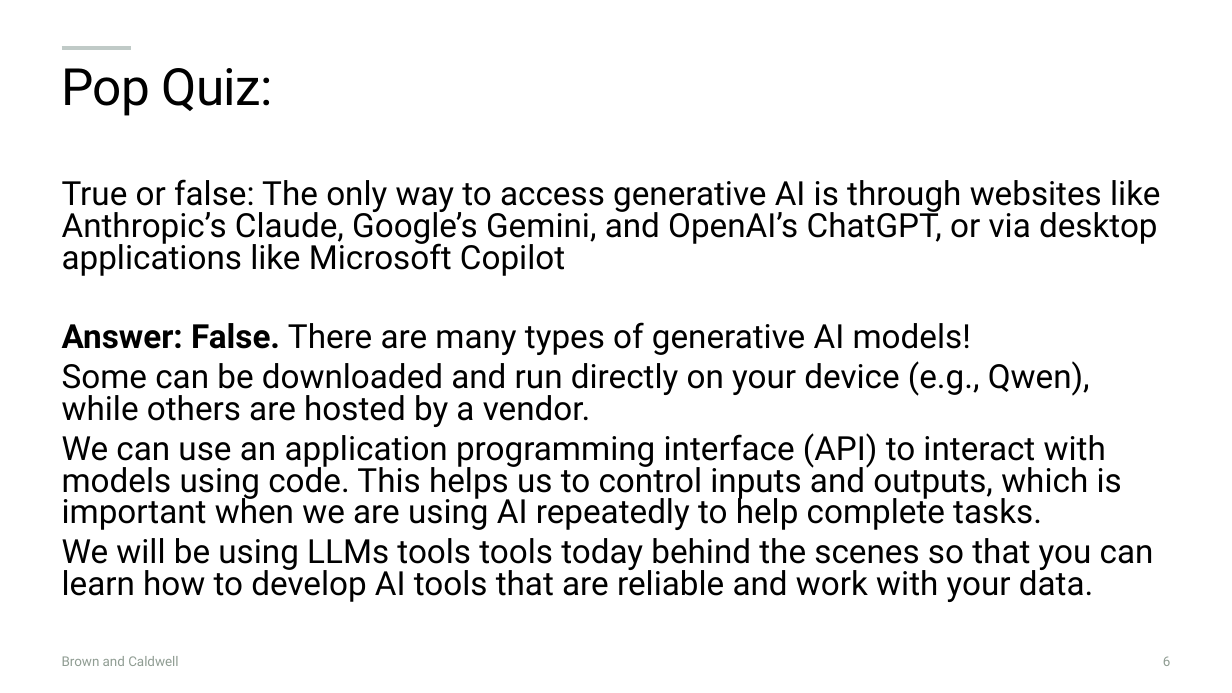
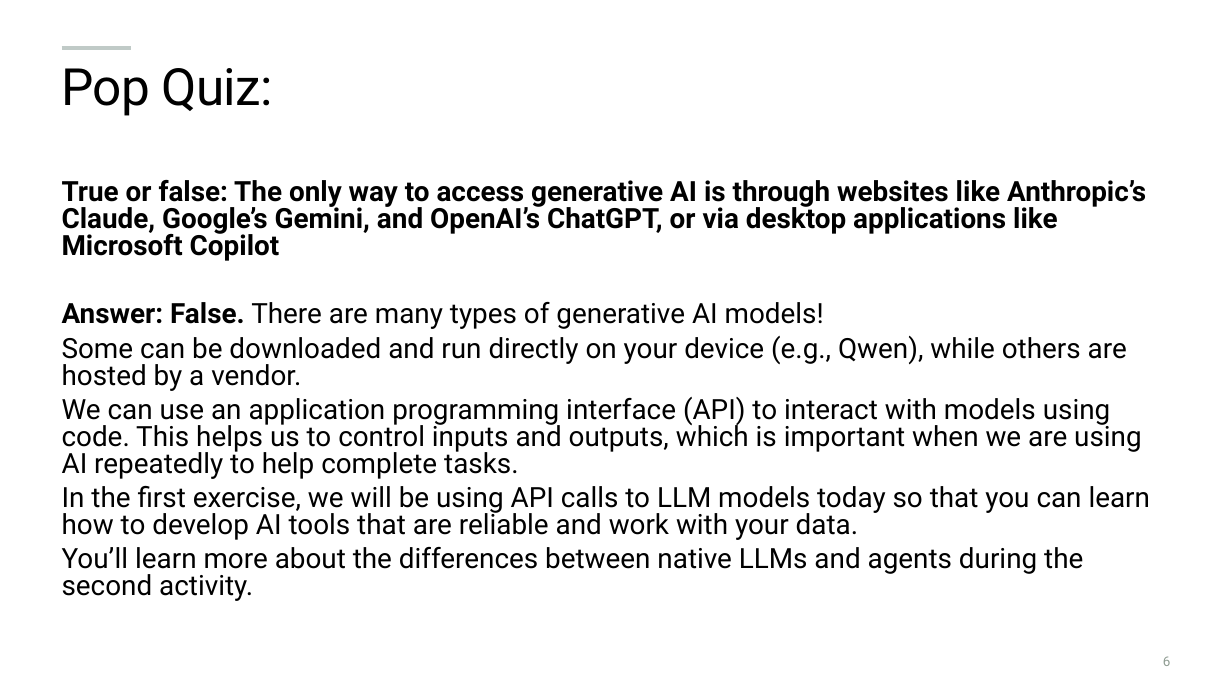
Before and after one commit to andrewenvironmental/ace26-genai, a slide deck: slide 6 of ACE26_Goldberg_McCormick_Koyama_Jariz.pptx. Drawn at 1232x693 pixels with LibreOffice and Linux fonts; fonts in the diff are those of the drawing; background and template pictures are left out. Boxes give left, top, right and bottom in pixels: in the first picture for what was removed or moved away, otherwise in the second. Text is boxed around its words. In the diff, an @@ line names an element or a change of style, - is before the commit and + after.

Commit message:
refactor: enhance instruction previews and update styles for better clarity in activity steps

```diff
--- a/ACE26_Goldberg_McCormick_Koyama_Jariz.pptx
+++ b/ACE26_Goldberg_McCormick_Koyama_Jariz.pptx
@@ text at (62,180,1146,479): size 25.9 to 21.7 pt in "True or false: The only way to ...", "Answer: False. There are many types of ...", "Some can be downloaded and run directly ...", "We can use an application programming interface ..."; bold on in "True or false: The only way to ..." @@
@@ text at (62,486,1151,601): text changed; size 25.9 to 21.7 pt @@
-We will be using LLMs tools tools today behind the scenes so that you can learn how to develop AI tools that are reliable and work with your data.
+In the first exercise, we will be using API calls to LLM models today so that you can learn how to develop AI tools that are reliable and work with your data.
+You’ll learn more about the differences between native LLMs and agents during the second activity.
@@ text removed at (62,656,178,666) @@
-Brown and Caldwell
```
Also in this commit, not shown: 5 other slides changed, 3 slides removed, 4 other files.
